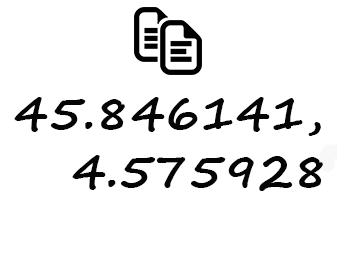
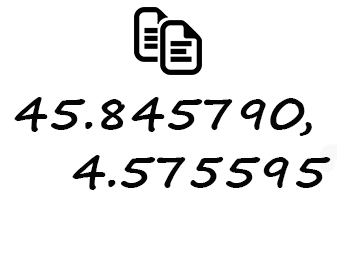
Revision of a layered 337×260 image; what changed, layer by layer:
renamed "45.846141, 4.575928" to "45.845790, 4.575595", painted on it over [168, 97, 331, 191]
